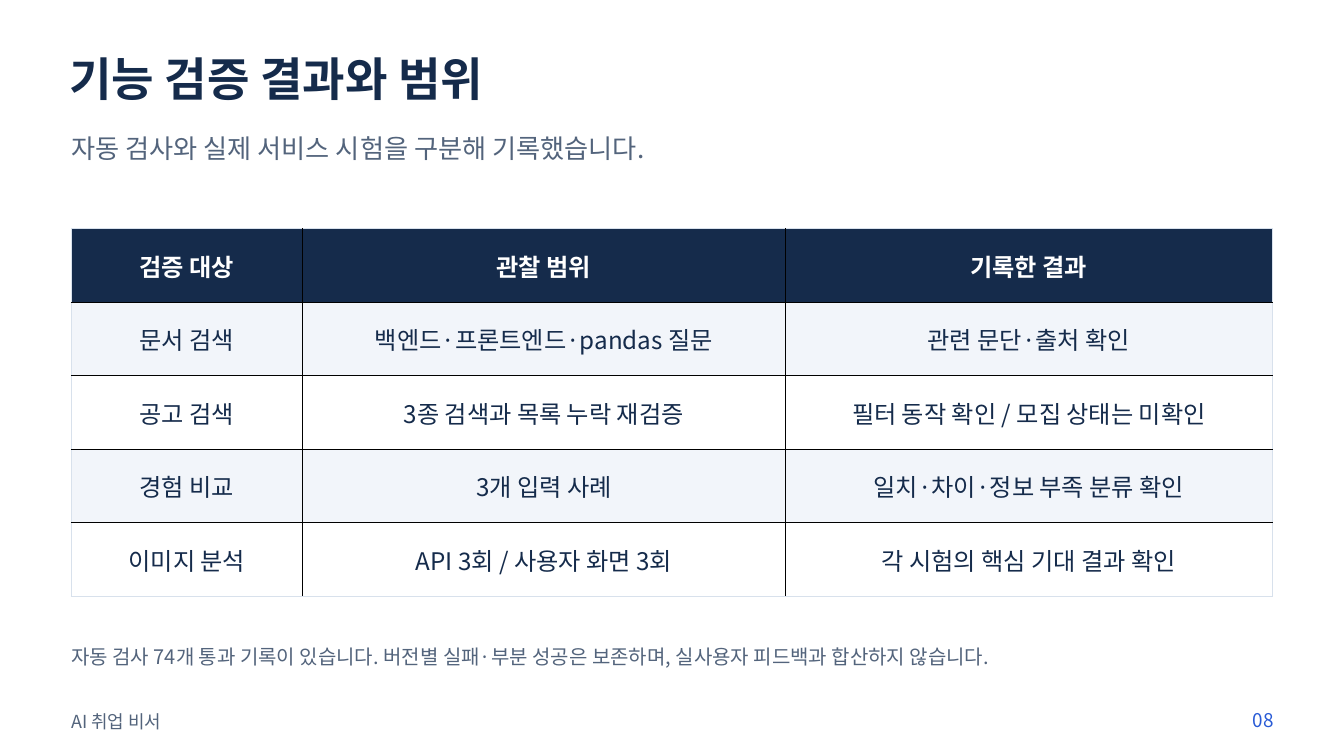
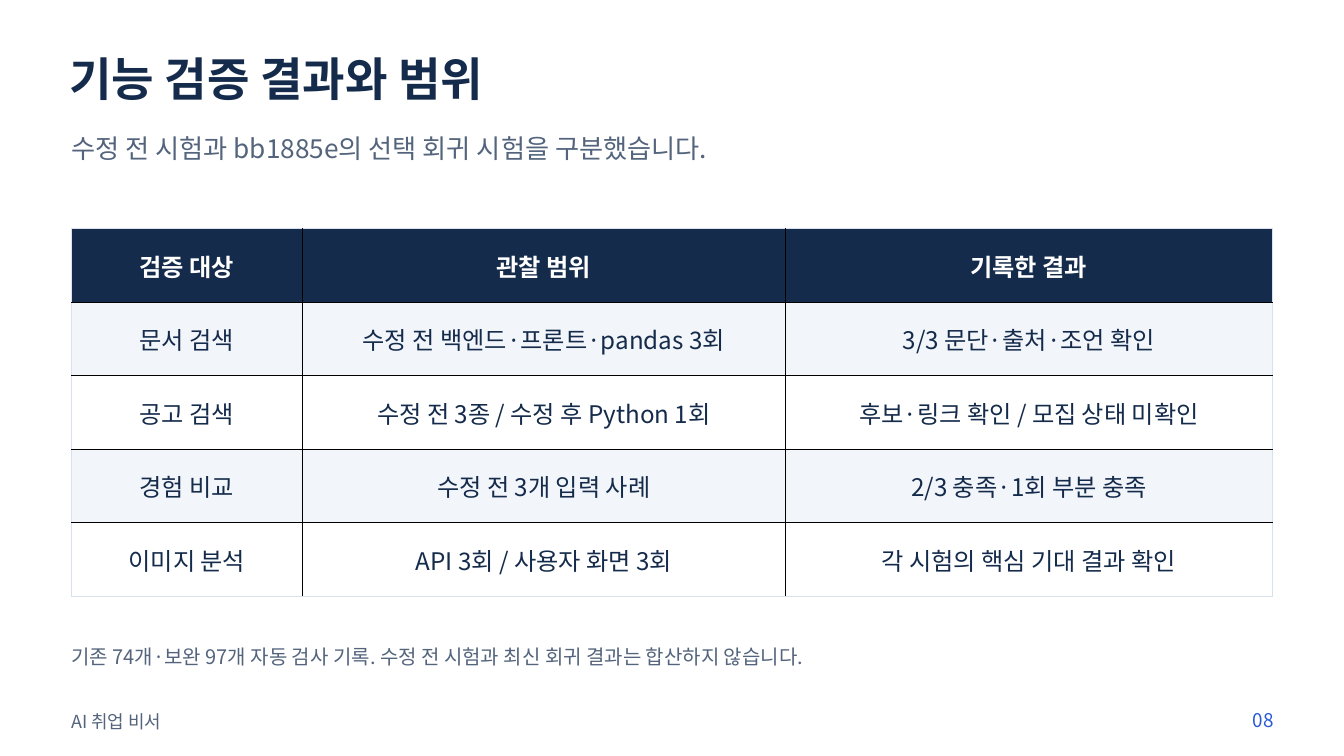
Before and after one commit to SonJH0/aisupport, a slide deck: slide 8 of docs/presentation/presentation.pptx. Drawn at 1344x756 pixels with LibreOffice and Linux fonts; fonts in the diff are those of the drawing. Boxes give left, top, right and bottom in pixels: in the first picture for what was removed or moved away, otherwise in the second. Text is boxed around its words. In the diff, an @@ line names an element or a change of style, - is before the commit and + after.

```diff
--- a/docs/presentation/presentation.pptx
+++ b/docs/presentation/presentation.pptx
@@ text at [71,136,707,160]: text changed @@
-자동 검사와 실제 서비스 시험을 구분해 기록했습니다.
+수정 전 시험과 bb1885e의 선택 회귀 시험을 구분했습니다.
@@ table at [72,229,1272,597] @@
-row 2, column 2: 백엔드·프론트엔드·pandas 질문
+row 2, column 2: 수정 전 백엔드·프론트·pandas 3회
-row 2, column 3: 관련 문단·출처 확인
+row 2, column 3: 3/3 문단·출처·조언 확인
-row 3, column 2: 3종 검색과 목록 누락 재검증
+row 3, column 2: 수정 전 3종 / 수정 후 Python 1회
-row 3, column 3: 필터 동작 확인 / 모집 상태는 미확인
+row 3, column 3: 후보·링크 확인 / 모집 상태 미확인
-row 4, column 2: 3개 입력 사례
+row 4, column 2: 수정 전 3개 입력 사례
-row 4, column 3: 일치·차이·정보 부족 분류 확인
+row 4, column 3: 2/3 충족·1회 부분 충족
@@ text at [71,647,803,666]: text changed @@
-자동 검사 74개 통과 기록이 있습니다. 버전별 실패·부분 성공은 보존하며, 실사용자 피드백과 합산하지 않습니다.
+기존 74개·보완 97개 자동 검사 기록. 수정 전 시험과 최신 회귀 결과는 합산하지 않습니다.
```
Also in this commit, not shown: 5 other slides changed, 22 other files.
